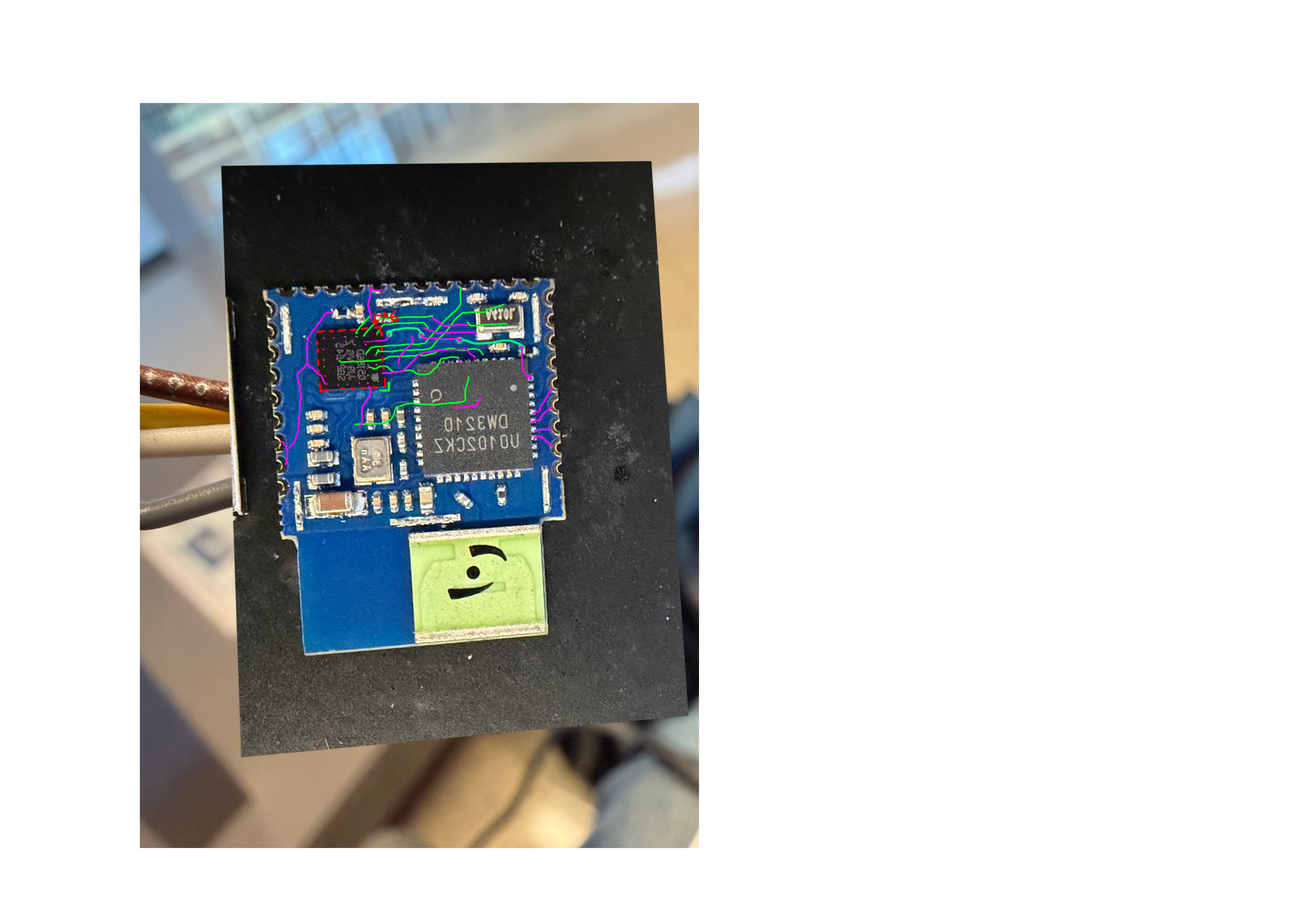
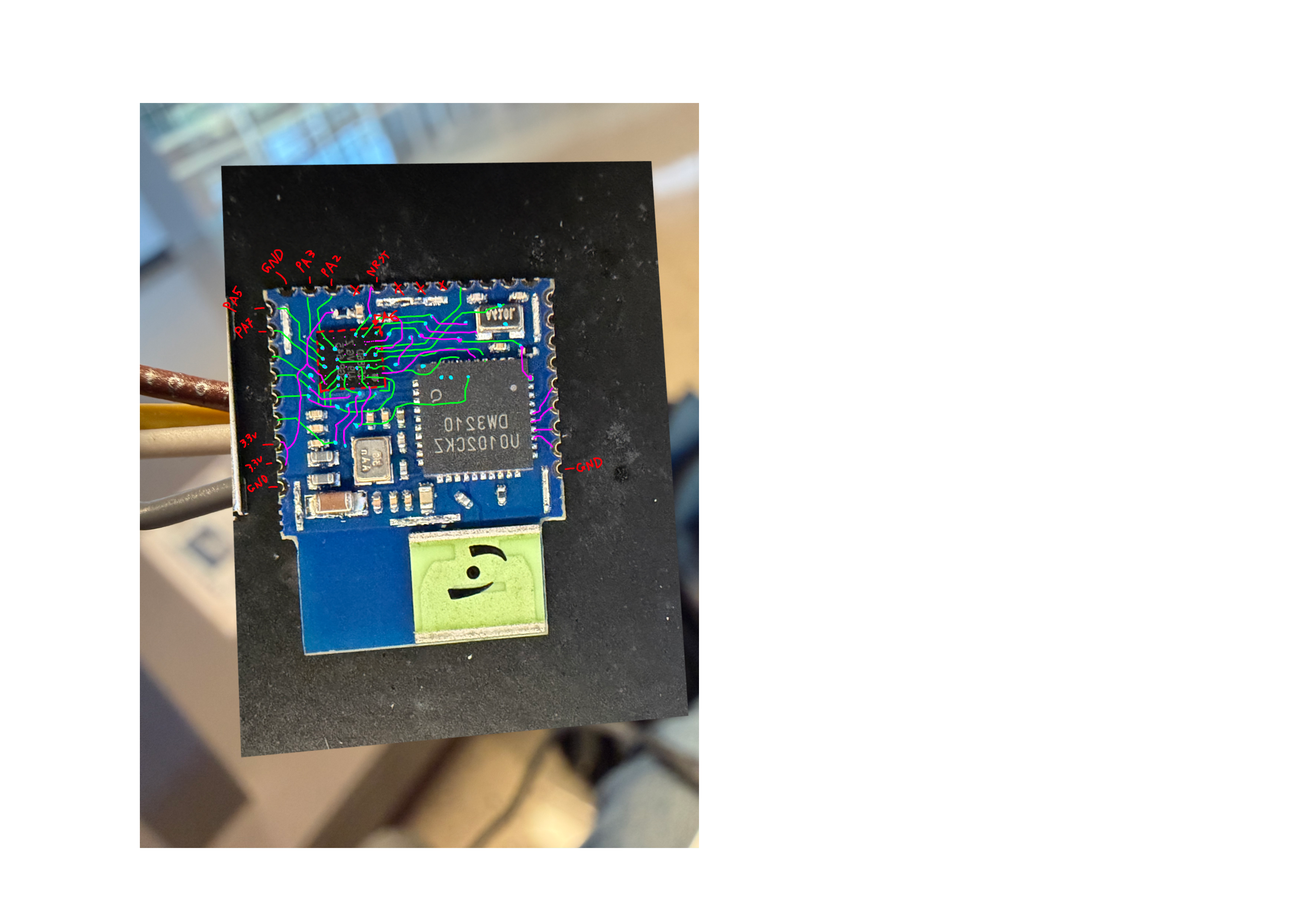
Layered file, before and after one edit (1305px x 922px). Changes by layer:
painted on "Paint Layer 1" over 222, 249, 603, 493
painted on "Chip side" over 222, 249, 603, 493
painted on "Back side" over 261, 285, 526, 449
painted on "Back Picture" over 222, 249, 603, 493
painted on "Chip Picture" over 222, 249, 603, 493
